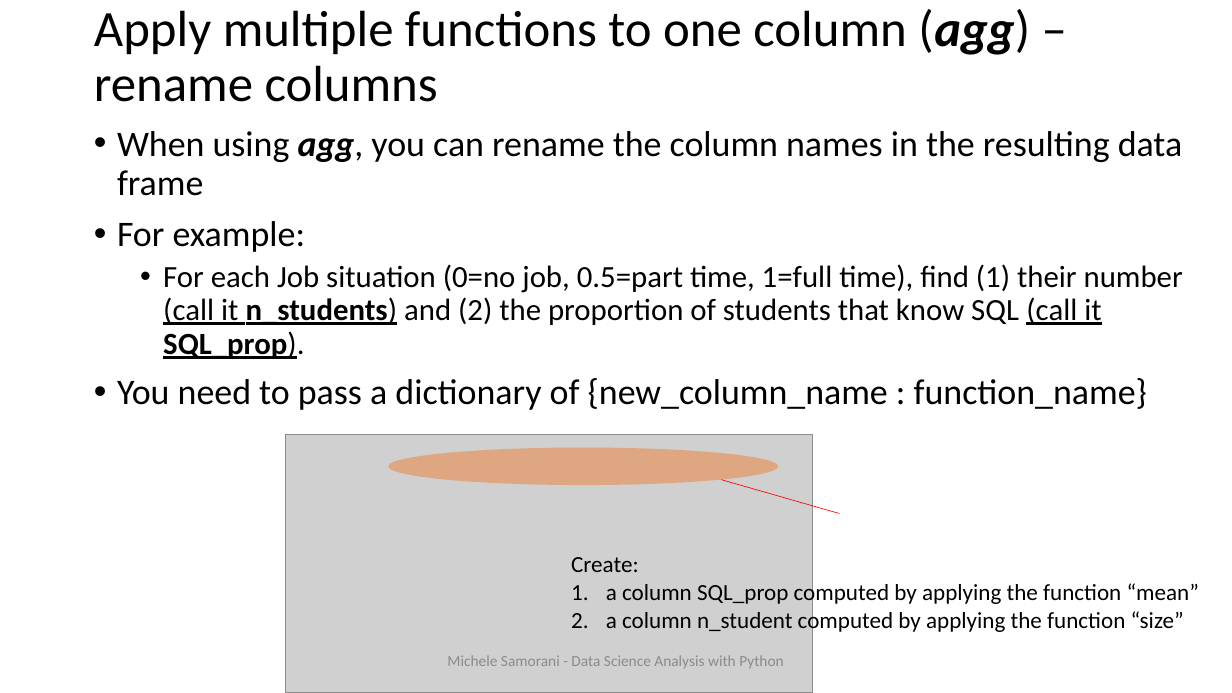
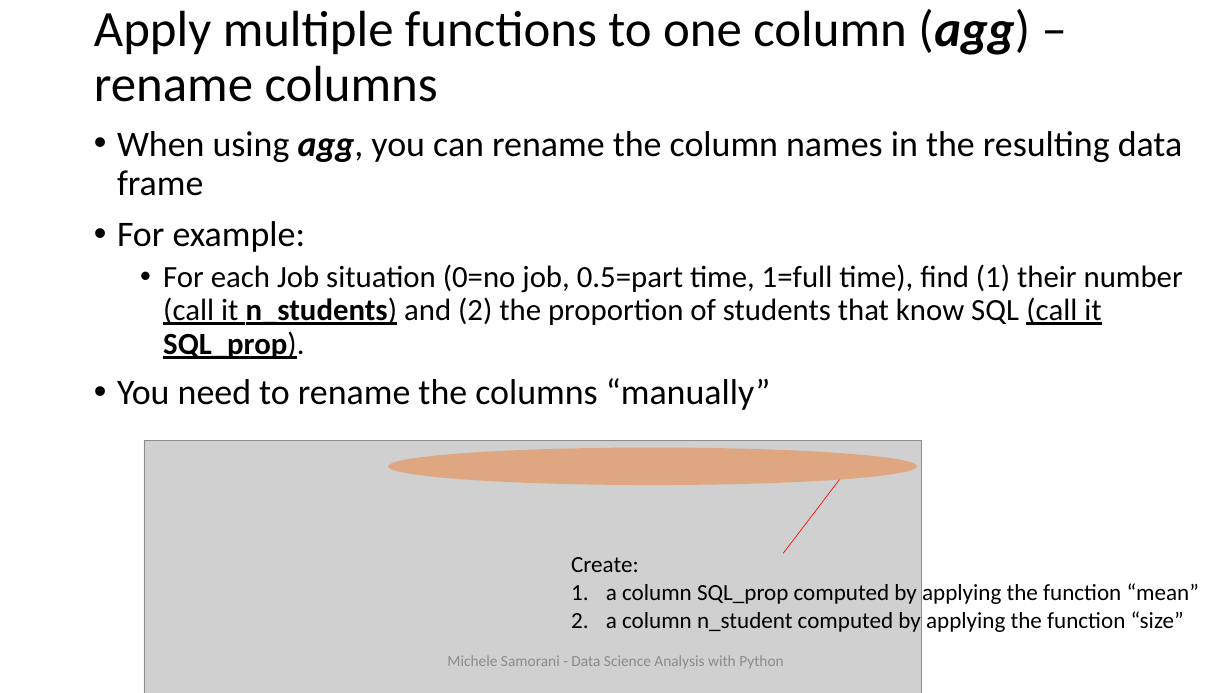
Before and after one commit to samorani/Data-Science-Analysis-with-Python, a slide deck: slide 13 of Module 6 -- group by/Module 6 group by.pptx. Drawn at 1232x693 pixels with LibreOffice and Linux fonts; fonts in the diff are those of the drawing; grey boxes stand for pictures. Boxes give left, top, right and bottom in pixels: in the first picture for what was removed or moved away, otherwise in the second. Text is boxed around its words. In the diff, an @@ line names an element or a change of style, - is before the commit and + after.

```diff
--- a/Module 6 -- group by/Module 6 group by.pptx
+++ b/Module 6 -- group by/Module 6 group by.pptx
@@ text at <box>117,378,771,410</box>: text changed @@
-• You need to pass a dictionary of {new_column_name : function_name}
+• You need to rename the columns “manually”
@@ picture: place and size @@
-picture at <box>286,434,813,693</box>
+picture at <box>144,441,922,693</box>
@@ ellipse: place and size @@
-ellipse at <box>388,447,778,485</box>
+ellipse at <box>388,447,917,485</box>
@@ line moved from (721, 480) - (839, 514) to (840, 480) - (784, 554) @@
```
Also in this commit, not shown: 3 other slides changed, 3 other files.
